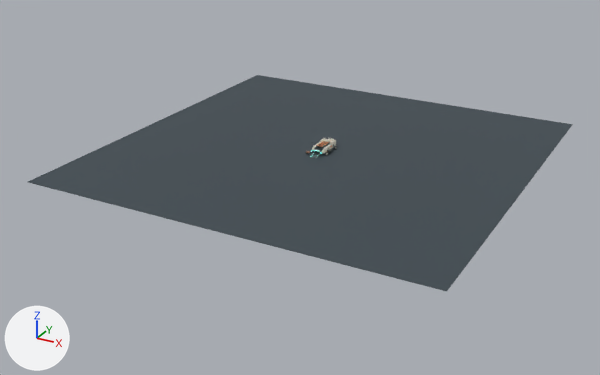
The Blender file art/atlas.blend: old version first, new version second.
One viewpoint serves both versions: a 50 mm camera at (176.0, -345.0, 150.0) aimed at (-6.0, -13.0, -16.0). Lighting does not change. The marker at lower left points along +X, +Y and +Z. The older version comes first.

Names of what the first picture shows: 'Studio plinth (not exported)', 'atlas__graphite.001', 'atlas__highlight', 'atlas__warm_ivory'.
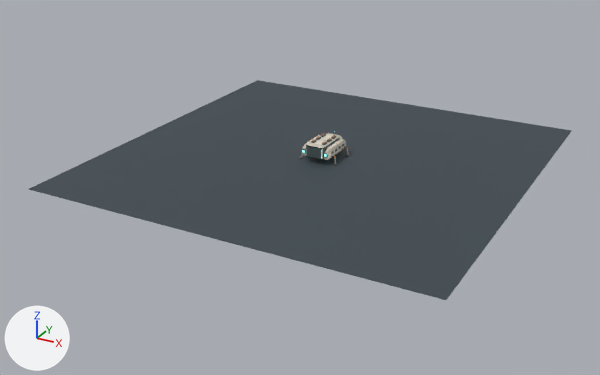
What differs and where, as boxes [x1, y1, x2, y2] in the pictures (600 x 375 px):
'Studio plinth (not exported)', moved: before [28, 75, 573, 291]; after [29, 80, 572, 300]
'atlas__warm_ivory', reshaped: before [312, 138, 336, 158]; after [302, 133, 346, 160]
'atlas__graphite', added: after [302, 134, 343, 160]
'ramp_section_3__satin_steel', added: after [307, 147, 321, 159]
'atlas__graphite.001', deleted: before [306, 138, 338, 157]
'atlas__highlight', reshaped: before [314, 139, 334, 150]; after [306, 134, 339, 149]
part 1 of me_cube_091, added: after [324, 139, 346, 160]
part 2 of me_cube_091, added: after [307, 134, 339, 148]
part 3 of me_cube_091, deleted: before [312, 138, 336, 155]
part 4 of me_cube_055, added: after [306, 134, 339, 149]

Edits to the bpy script that builds the scene:
```text
Change me_cube_055:
    used by ob_atlas__highlight; parent = ob_atlas; location = (0.0, 4.18, 4.64)
    remove me_cube_055.from_pydata(...)  # 672 vertices, 648 faces; spans x -4.8..4.36, y -12.17..1.8, z -3.33..0.06
    add me_cube_055.from_pydata(...)  # 1008 vertices, 972 faces; spans x -0.8..13.06, y -13.55..3.75, z -0.06..2.11
    me_cube_055 part 4: 672 vertices added at x -0.8..13.06, y -13.55..3.75, z -0.06..1.38
    other edits to the shape of me_cube_055 do not show in these pictures
Change me_cube_091:
    used by ob_atlas__warm_ivory; parent = ob_atlas; location = (0.0, -7.52, 1.93)
    remove me_cube_091.from_pydata(...)  # 1460 vertices, 1362 faces; spans x -4.5..4.7, y -3.7..16.4, z -1.7..2.7
    add me_cube_091.from_pydata(...)  # 564 vertices, 540 faces; spans x -7.6..7.6, y -10.3..14.0, z -0.6..5.7
    me_cube_091 part 1: a new loose piece of 120 vertices spanning x 4.8..7.6, y -9.5..11.0, z -0.5..4.6, in mat_ceramic___warm_ivory (pale yellow #ddd7c7)
    me_cube_091 part 2: a new loose piece of 56 vertices spanning x -4.6..4.6, y -10.0..8.0, z 5.2..5.7, in mat_ceramic___warm_ivory (pale yellow #ddd7c7)
    me_cube_091 part 3: 17 loose pieces with 1348 vertices, spanning x -4.5..4.7, y -0.2..16.4, z -1.7..2.7, are deleted
    other edits to the shape of me_cube_091 do not show in these pictures
Add me_cube_230:
    me_cube_230.from_pydata(...)  # 56 vertices, 54 faces; spans x -3.92..3.92, y -2.5..2.5, z -0.06..0.06
    me_cube_230.materials.append(mat_hardware___satin_steel)  # grey #818e8e
Add me_aft_cruise_turbine:
    me_aft_cruise_turbine.from_pydata(...)  # 3888 vertices, 3104 faces; spans x -7.7..7.7, y -10.3..13.0, z -0.6..6.5
    me_aft_cruise_turbine.materials.append(mat_frame___graphite_001)  # dark grey #3c4649
Remove ob_atlas__graphite_001:
    ob_atlas__graphite_001 = bpy.data.objects.new('atlas__graphite.001', me_cube_151)
    ob_atlas__graphite_001.parent = ob_atlas
    ob_atlas__graphite_001.location = (1.7, 3.6, 5.94)
    ob_atlas__graphite_001.rotation_euler = (1.571, 0.0, 1.571)  # degrees (90, 0, 90)
Change ob_studio_plinth__not_exported:
    ob_studio_plinth__not_exported.location: (0.0, 0.0, -0.1) -> (0.0, 0.0, -3.6)
Add ob_ramp_section_3__satin_steel:
    ob_ramp_section_3__satin_steel = bpy.data.objects.new('ramp_section_3__satin_steel', me_cube_230)
    ob_ramp_section_3__satin_steel.parent = ob_ramp_section_3
    ob_ramp_section_3__satin_steel.location = (0.0, -2.5, -0.06)
Add ob_ramp_section_3:
    ob_ramp_section_3 = bpy.data.objects.new('ramp_section_3', None)
    ob_ramp_section_3.parent = ob_ramp_hinge
    ob_ramp_section_3.location = (0.0, 0.0, -0.105)
Add ob_ramp_hinge:
    ob_ramp_hinge = bpy.data.objects.new('ramp_hinge', None)
    ob_ramp_hinge.parent = ob_atlas
    ob_ramp_hinge.location = (0.0, -10.4, 0.0)
    ob_ramp_hinge.rotation_euler = (-1.571, 0.0, 0.0)  # degrees (-90, 0, 0)
Add ob_atlas__graphite:
    ob_atlas__graphite = bpy.data.objects.new('atlas__graphite', me_aft_cruise_turbine)
    ob_atlas__graphite.parent = ob_atlas
    ob_atlas__graphite.location = (0.0, 0.0, 0.0)
```
